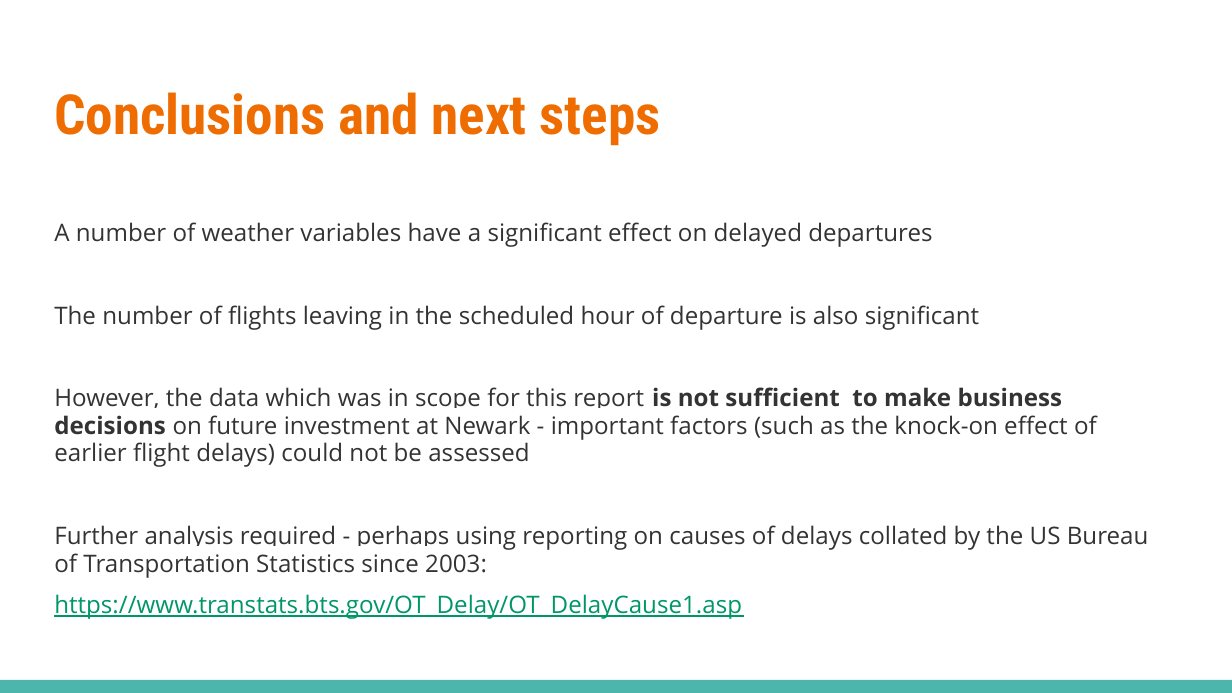
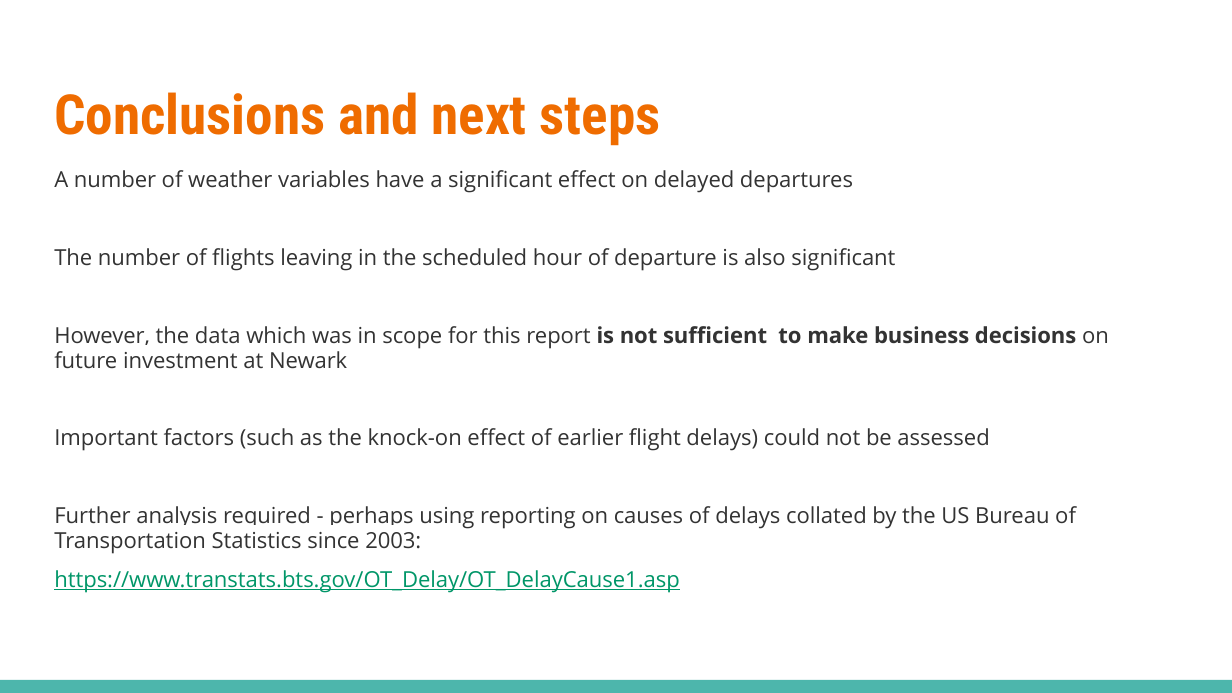
Before and after one commit to NeilEcosse/flight_delays, a slide deck: slide 10 of documentation/presentation.pptx. Drawn at 1232x693 pixels with LibreOffice and Linux fonts; fonts in the diff are those of the drawing. Boxes give left, top, right and bottom in pixels: in the first picture for what was removed or moved away, otherwise in the second. Text is boxed around its words. In the diff, an @@ line names an element or a change of style, - is before the commit and + after.

Commit message:
minor changes to presentation

```diff
--- a/documentation/presentation.pptx
+++ b/documentation/presentation.pptx
@@ text at bbox=[54, 170, 1076, 593]: size 14.2 to 12.9 pt in "A number of weather variables have a ...", "The number of flights leaving in the ...", "Further analysis required - perhaps using reporting ...", "https://www.transtats.bts.gov/OT_Delay/OT_DelayCause1.asp" @@
@@ text at bbox=[54, 326, 1109, 451]: text changed; size 14.2 to 12.9 pt @@
-However, the data which was in scope for this report is not sufficient to make business decisions on future investment at Newark - important factors (such as the knock-on effect of earlier flight delays) could not be assessed
+However, the data which was in scope for this report is not sufficient to make business decisions on future investment at Newark
+Important factors (such as the knock-on effect of earlier flight delays) could not be assessed
```
